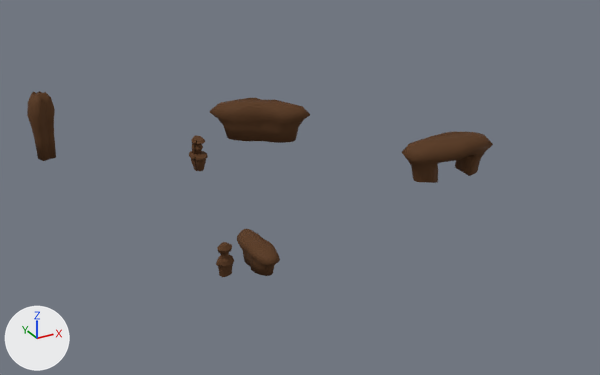
A saved change to the Blender file Blender/rocks.blend.
The view is the same before and after, from a 50 mm lens placed at (-589.0, -826.0, 498.0), pointed at (-32.0, 187.0, -8.0). Lighting does not change. The marker at lower left points along +X, +Y and +Z.

Objects in the first picture: 'Rock', 'Rock.001', 'Rock.002', 'Rock.003', 'Rock.005', 'Rock.006'.
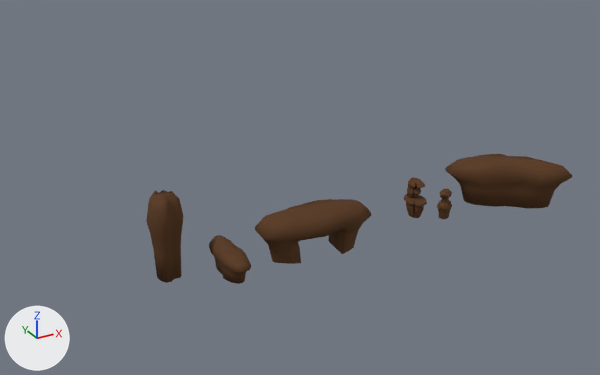
Where the newer file only moved an object's origin or applied its transform, the numbers keep the older frame.

Pixel boxes [x1, y1, x2, y2] of what changed, in the pictures (600 x 375 px):
```json
{"object": "Rock.006", "change": "mesh moved", "before": [210, 98, 310, 143], "after": [445, 154, 572, 208]}
{"object": "Rock.003", "change": "mesh moved", "before": [402, 132, 493, 183], "after": [255, 199, 371, 264]}
{"object": "Rock.001", "change": "mesh moved", "before": [27, 91, 56, 161], "after": [146, 190, 183, 283]}
{"object": "Rock", "change": "moved", "before": [237, 229, 280, 276], "after": [209, 235, 251, 284]}
{"object": "Rock.005", "change": "moved", "before": [189, 136, 208, 171], "after": [404, 177, 427, 218]}
{"object": "Rock.002", "change": "mesh moved", "before": [216, 242, 234, 277], "after": [437, 189, 452, 219]}
```

Scene script edits in JSON lines:
```json
{"block": "me_cylinder", "where": "me_cylinder.from_pydata(...)  # 144 vertices, 122 faces; spans x -18.1..13.9, y -46.0..47.0, z -10.5..25.6"}
{"block": "me_cylinder", "where": "# used by ob_rock; location = (-198.0, -7.0, 7.0)"}
{"block": "me_cylinder", "change": "me_cylinder part 1: the whole mesh is moved by (0.6, -7.4, 6.9)"}
{"block": "me_cylinder_001", "where": "me_cylinder_001.from_pydata(...)  # 144 vertices, 122 faces; spans x -24.7..19.0, y -20.7..21.2, z -32.9..80.1"}
{"block": "me_cylinder_001", "where": "# used by ob_rock_001; location = (-339.0, 494.0, 24.0); rotation_euler = (0.0, 0.0, -1.414), in degrees (0, 0, -81)"}
{"block": "me_cylinder_001", "change": "me_cylinder_001 part 2: the whole mesh is moved by (468.0, -36.5, 0.0)"}
{"block": "me_cylinder_002", "where": "me_cylinder_002.from_pydata(...)  # 240 vertices, 218 faces; spans x -12.7..9.8, y -9.4..9.7, z -7.2..35.0"}
{"block": "me_cylinder_002", "where": "# used by ob_rock_002; location = (-242.0, -7.0, 4.0); rotation_euler = (0.0, 0.0, 0.428), in degrees (0, 0, 25)"}
{"block": "me_cylinder_002", "change": "me_cylinder_002 part 3: the whole mesh is moved by (300.9, -137.2, 0.0)"}
{"block": "me_cylinder_003", "where": "me_cylinder_003.from_pydata(...)  # 146 vertices, 121 faces; spans x -35.0..25.0, y -78.0..81.0, z -19.0..46.0"}
{"block": "me_cylinder_003", "where": "# used by ob_rock_003; location = (190.0, 117.0, 13.0); rotation_euler = (0.0, 0.0, 1.51), in degrees (0, 0, 87)"}
{"block": "me_cylinder_003", "change": "me_cylinder_003 part 4: the whole mesh is moved by (-141.0, 299.0, 0.0)"}
{"block": "me_cylinder_005", "where": "me_cylinder_005.from_pydata(...)  # 374 vertices, 344 faces; spans x -13.8..13.8, y 312.9..352.1, z -10.1..42.1"}
{"block": "me_cylinder_005", "where": "# used by ob_rock_005; location = (-140.0, -7.0, 4.0)"}
{"block": "me_cylinder_005", "change": "me_cylinder_005 part 5: the whole mesh is moved by (1.7, -310.9, 3.6)"}
{"block": "me_cylinder_041", "where": "me_cylinder_041.from_pydata(...)  # 144 vertices, 122 faces; spans x -18.1..13.9, y -46.0..47.0, z -10.5..25.6"}
{"block": "me_cylinder_041", "where": "# used by ob_rock_006; location = (2.0, 394.0, 17.0); rotation_euler = (0.0, 0.0, -2.247), in degrees (0, 0, -129); scale = (1.9, 1.9, 1.9)"}
{"block": "me_cylinder_041", "change": "me_cylinder_041 part 6: the whole mesh is moved by (104.5, 212.8, 0.0)"}
{"op": "set", "path": "ob_rock.location", "old": "(-198.0, -7.0, 7.0)", "new": "(-236.0, 0.0, 0.0)"}
{"op": "set", "path": "ob_rock_005.location", "old": "(-140.0, -7.0, 4.0)", "new": "(58.0, 0.0, 0.0)"}
```
